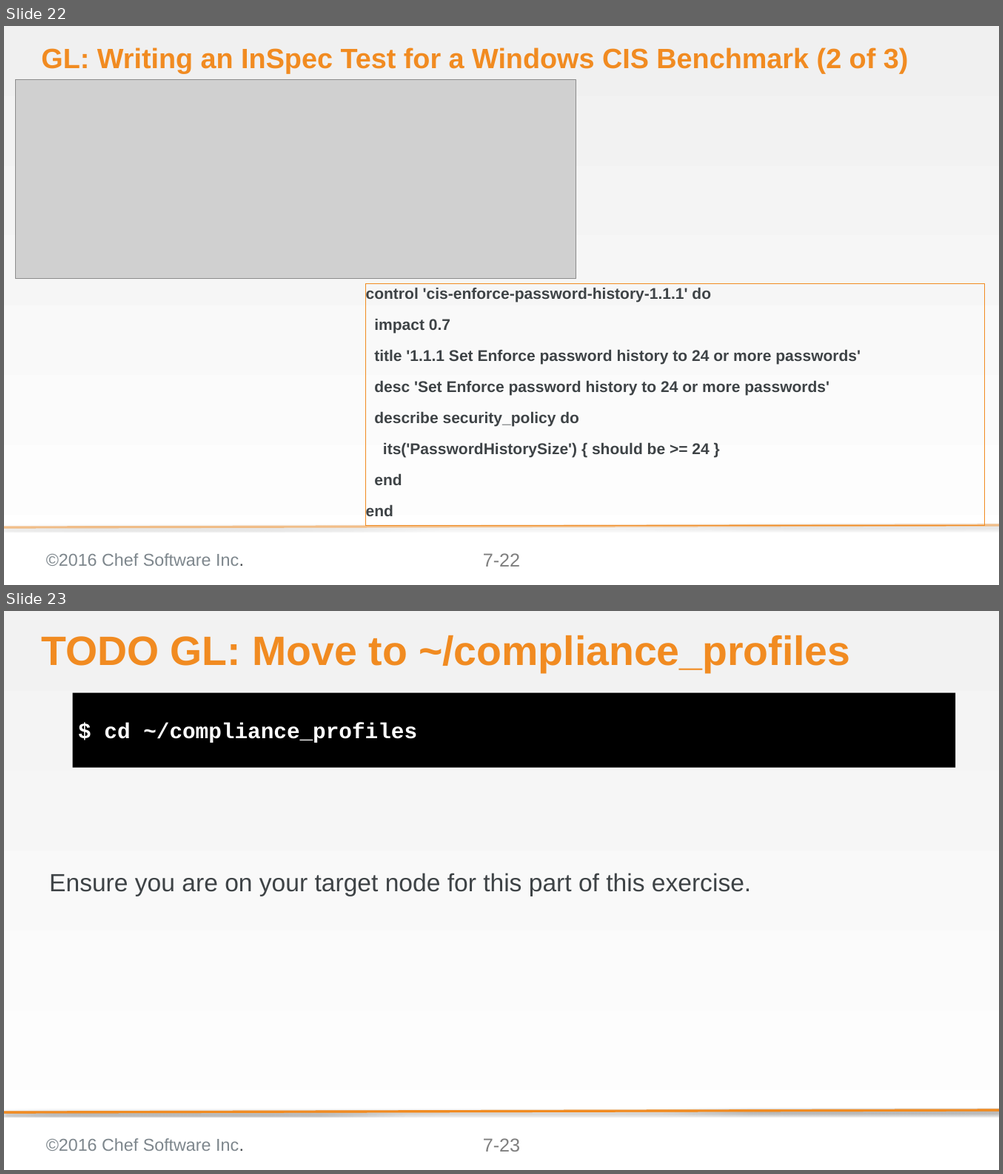
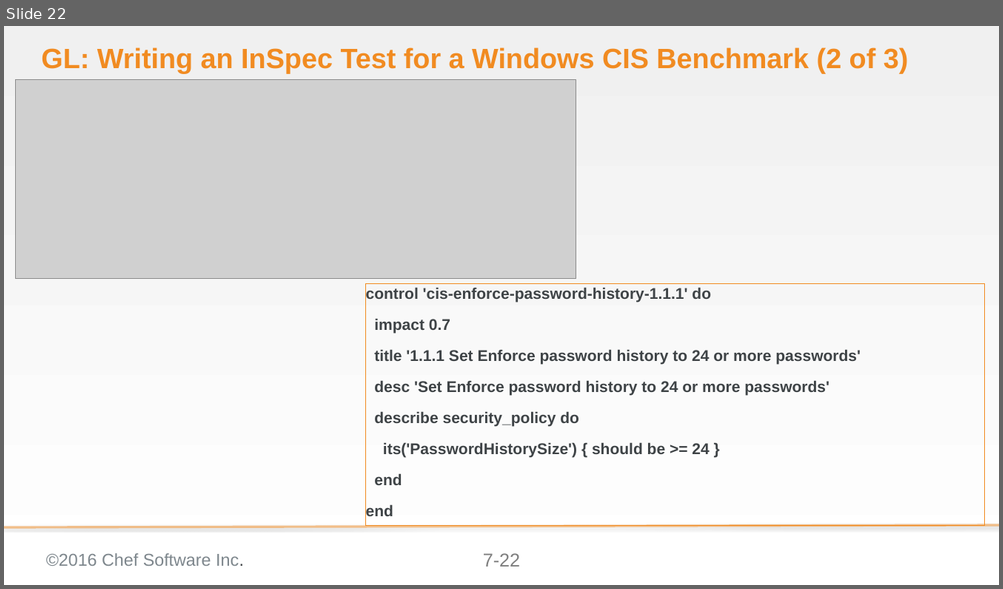
Before and after one commit to bchamby/chef-compliance-installation-configuration-operation, a slide deck: 07-compliance-frameworks-inspec.pptx. Shown one above the other, each under a label of ours: slides 22 and 23 before the commit, slide 22 after it. The pictures are 1003x1174 and 1003x589 pixels, drawn with LibreOffice and Linux fonts; fonts in the diff are those of the drawing; grey boxes stand for pictures; background and template pictures are left out. Boxes give left, top, right and bottom in pixels: in the first picture for what was removed or moved away, otherwise in the second. Text is boxed around its words. In the diff, an @@ line names an element or a change of style, - is before the commit and + after.

```diff
--- a/07-compliance-frameworks-inspec.pptx
+++ b/07-compliance-frameworks-inspec.pptx
@@ slide 23 removed at (x1=4, y1=611, x2=999, y2=1170), background gradient #F2F2F2 to #FFFFFF; not listed: 3 template elements that a slide beside it also shows @@
@@ title removed at (x1=41, y1=635, x2=850, y2=672) @@
-TODO GL: Move to ~/compliance_profiles
@@ text removed at (x1=73, y1=692, x2=955, y2=768) @@
-$ cd ~/compliance_profiles
@@ text removed at (x1=49, y1=873, x2=751, y2=897) @@
-Ensure you are on your target node for this part of this exercise.
@@ line removed from (999, 1111) to (4, 1113) @@
```
Also in this commit, not shown: 1 slide changed, 14 other slides removed, 3 other files.
